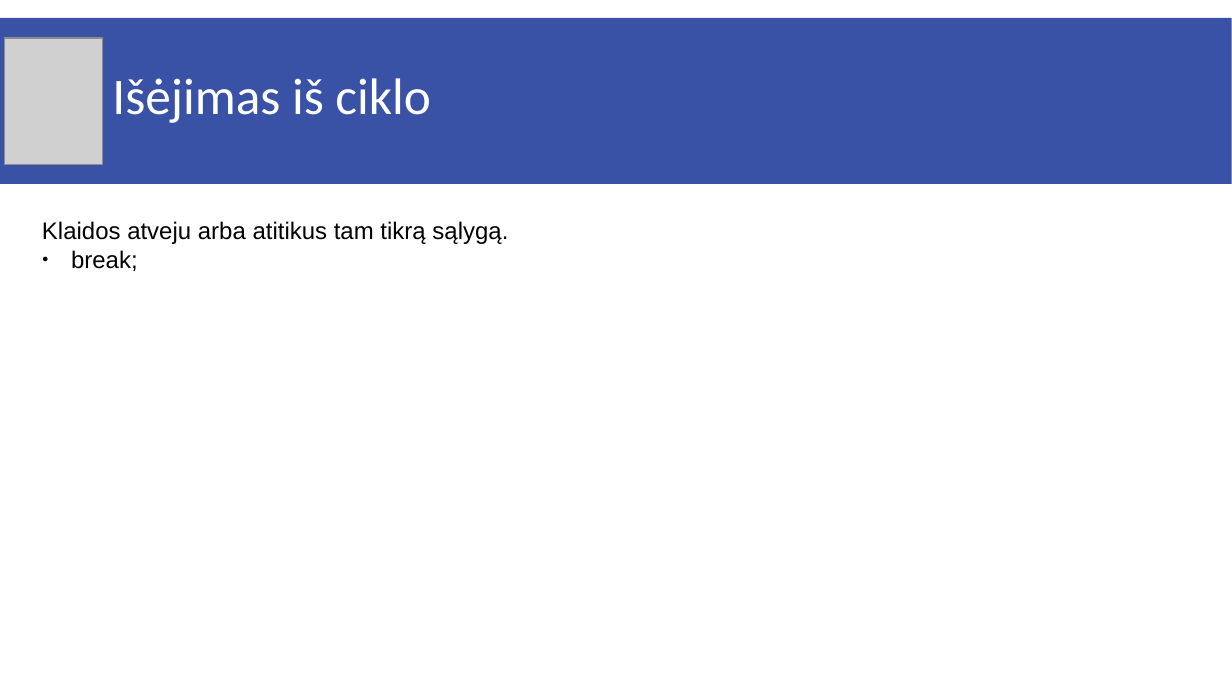
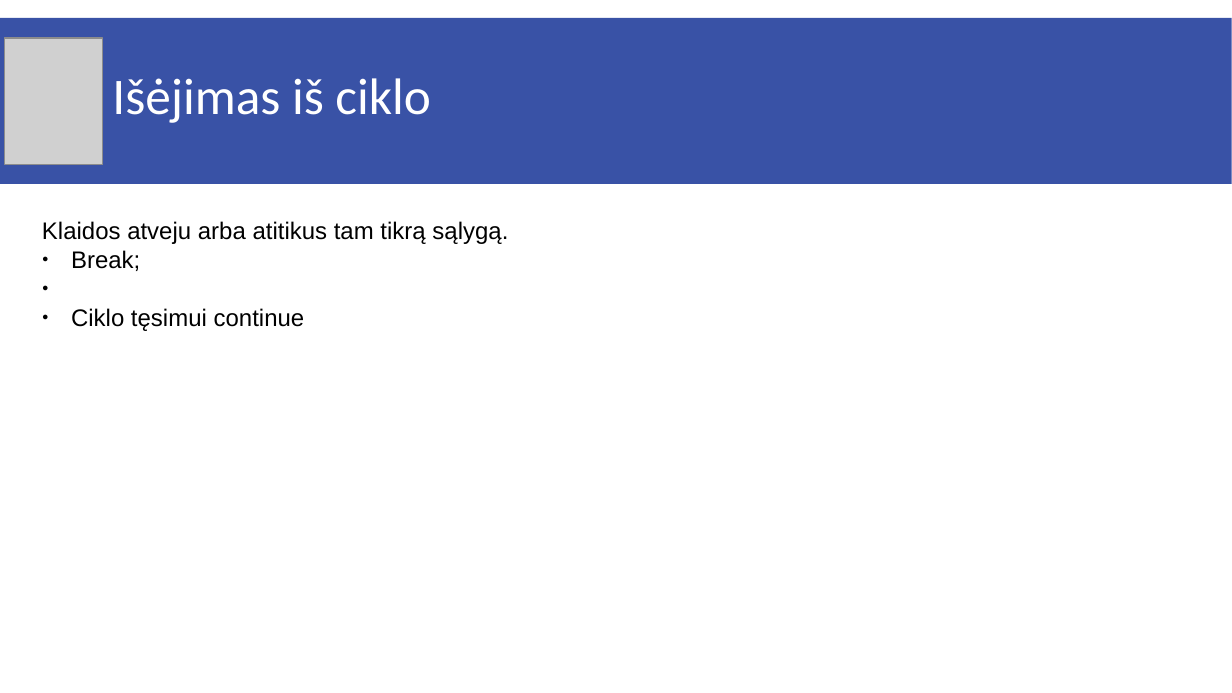
Before and after one commit to zigmantasvcs/20171102VCS6savaiciumokymai, a slide deck: slide 15 of skaidres/04_JS.pptx. Drawn at 1232x693 pixels with LibreOffice and Linux fonts; fonts in the diff are those of the drawing; grey boxes stand for pictures. Boxes give left, top, right and bottom in pixels: in the first picture for what was removed or moved away, otherwise in the second. Text is boxed around its words. In the diff, an @@ line names an element or a change of style, - is before the commit and + after.

```diff
--- a/skaidres/04_JS.pptx
+++ b/skaidres/04_JS.pptx
@@ text at (x1=71, y1=250, x2=305, y2=331): text changed @@
-● break;
+● Break;
+● Ciklo tęsimui continue
```
Also in this commit, not shown: 5 other files.
